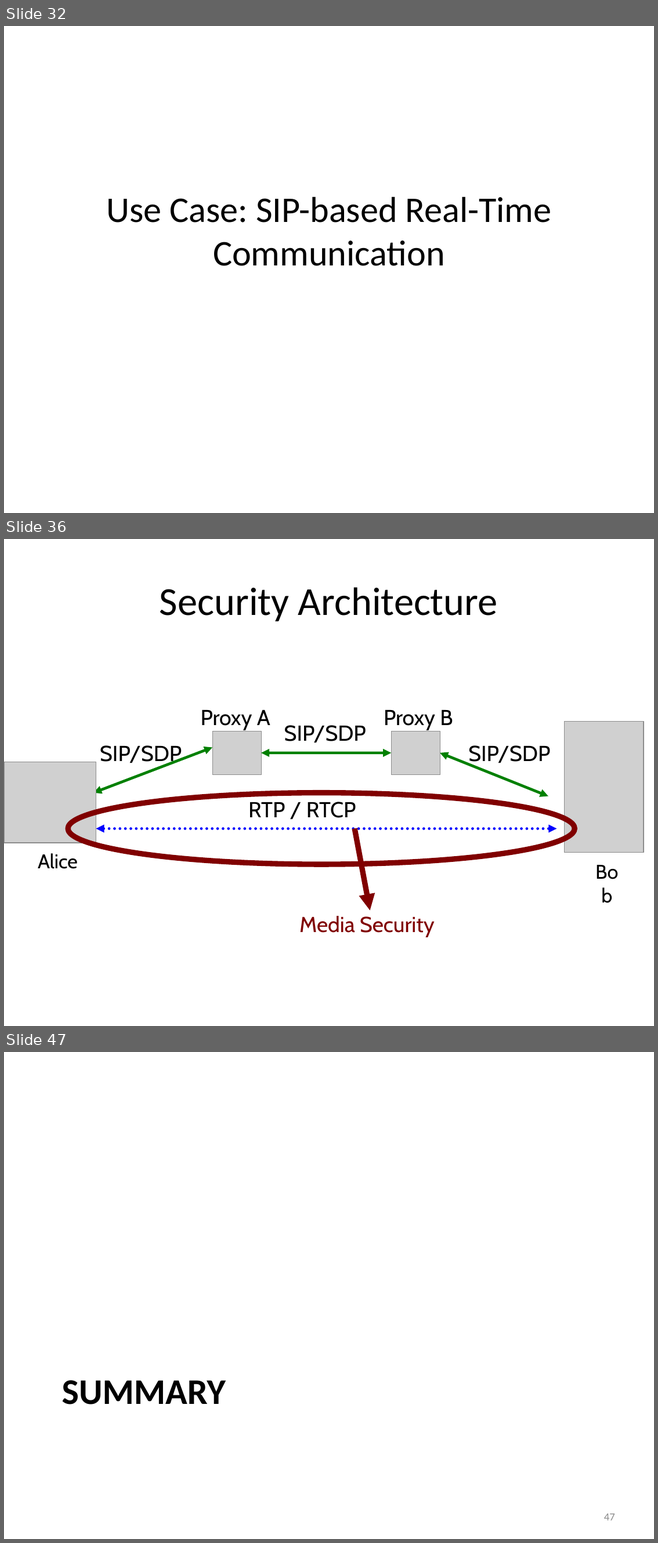
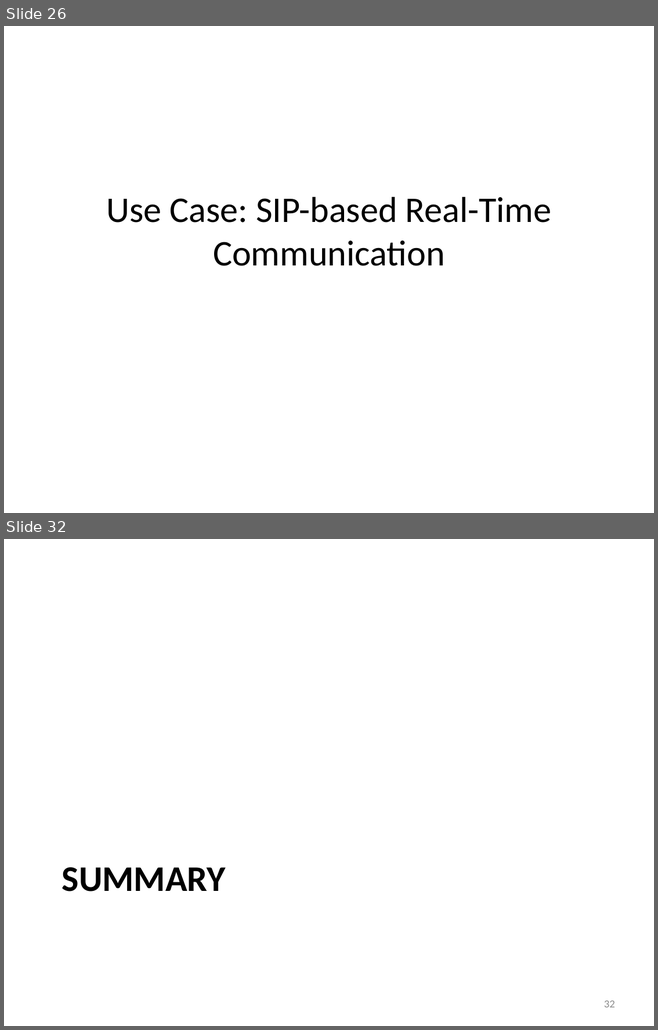
Before and after one commit to hannestschofenig/tschofenig-ids, a slide deck: PrivacyTutorial/iab-privacy-considerations.pptx. Shown one above the other, each under a label of ours: slides 32, 36 and 47 before the commit, slides 26 and 32 after it; the slides between them are not shown. The pictures are 658x1543 and 658x1030 pixels, drawn with LibreOffice and Linux fonts; fonts in the diff are those of the drawing; grey boxes stand for pictures. Boxes give left, top, right and bottom in pixels: in the first picture for what was removed or moved away, otherwise in the second. Text is boxed around its words. In the diff, an @@ line names an element or a change of style, - is before the commit and + after.

```diff
--- a/PrivacyTutorial/iab-privacy-considerations.pptx
+++ b/PrivacyTutorial/iab-privacy-considerations.pptx
@@ slide 36 removed at [4,539,654,1026], background #FFFFFF @@
@@ title removed at [159,587,498,621] @@
-Security Architecture
@@ text removed at [201,710,270,730] @@
-Proxy A
@@ text removed at [383,710,452,730] @@
-Proxy B
@@ text removed at [284,725,366,743] @@
-SIP/SDP
@@ picture removed at [564,722,643,853] @@
@@ text removed at [100,745,181,766] @@
-SIP/SDP
@@ picture removed at [213,732,262,775] @@
@@ picture removed at [391,732,440,775] @@
@@ text removed at [468,745,550,766] @@
-SIP/SDP
@@ picture removed at [4,762,96,843] @@
@@ double arrow removed from (94, 793) to (213, 748) @@
@@ double arrow removed from (262, 752) to (391, 752) @@
@@ double arrow removed from (440, 752) to (547, 797) @@
@@ ellipse removed at [68,793,574,864] @@
@@ text removed at [248,802,355,818] @@
-RTP / RTCP
@@ double arrow removed from (96, 829) to (556, 829) @@
@@ arrow removed from (354, 829) to (370, 911) @@
@@ text removed at [38,853,78,869] @@
-Alice
@@ text removed at [590,859,630,886] @@
-Bob
@@ text removed at [299,916,434,937] @@
-Media Security
@@ what was slide 32 is now slide 26 @@
@@ what was slide 47 is now slide 32 @@
@@ page number at [604,1001,615,1008]: text changed @@
-47
+32
```
Also in this commit, not shown: 5 slides changed, 4 slides added, 19 other slides removed.
